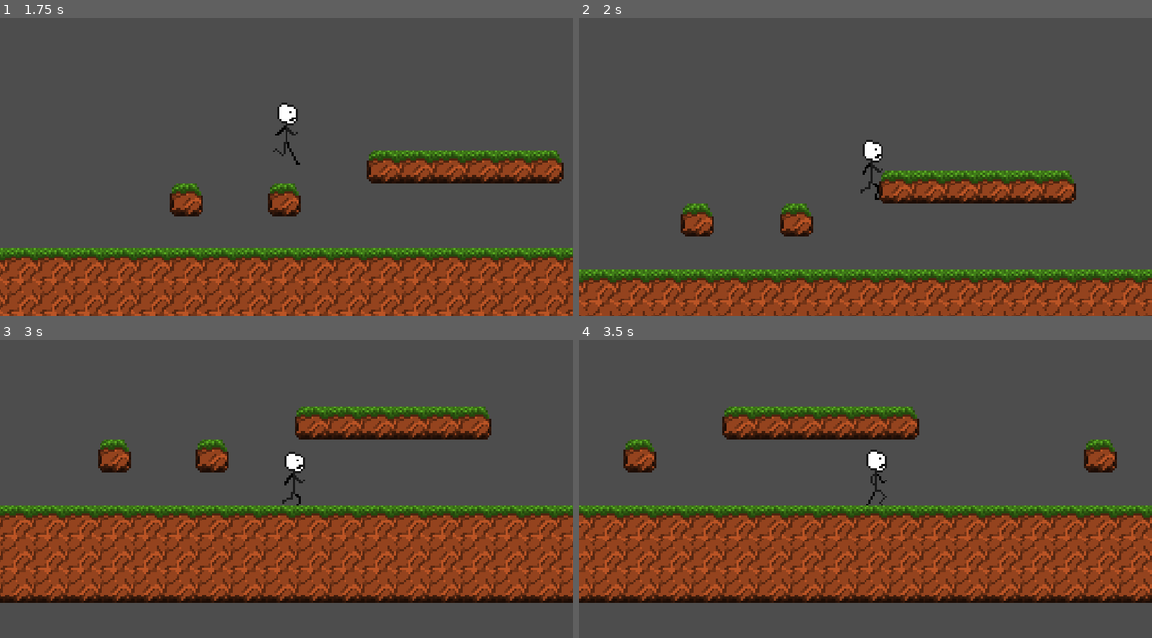
Above: before the commit, frames 1-4 (two rows, left to right).
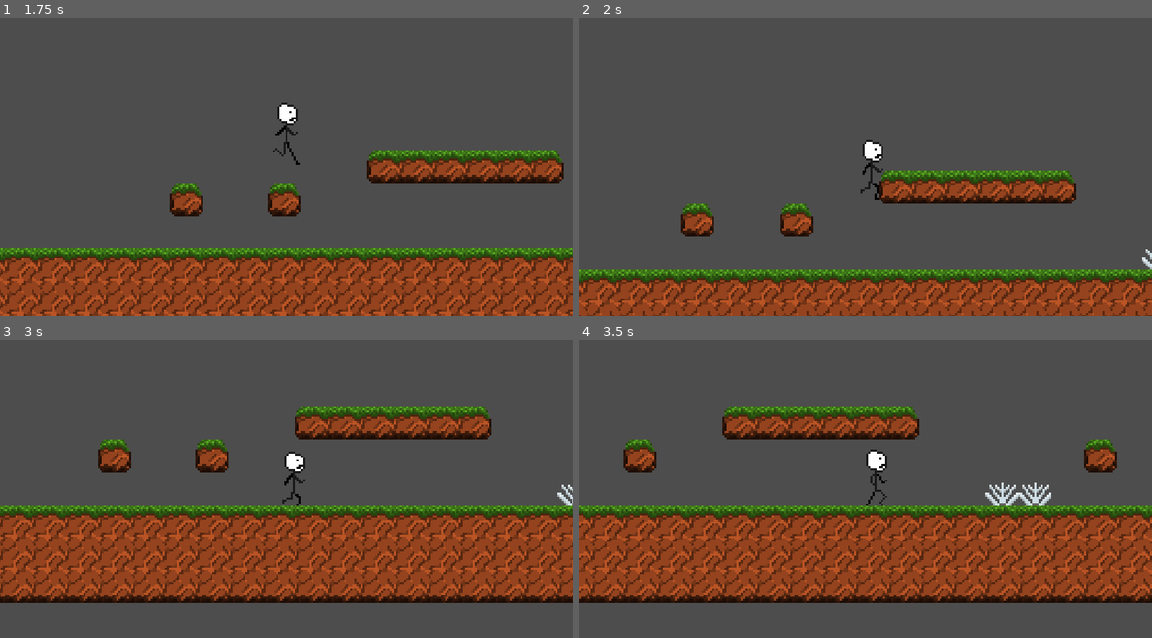
Above: after the commit, the same moments.

Repository: Routund99/2010-s-2d
Game: Godot game, scene res://scenes/node_2d.tscn
Same seed, same stepped clock (60 frames per second), same inputs: the game is played once before the commit and once after it.
Inputs:
- Up to frame 1 (1.75 s): hold D (Right) from 0.53 s (still down); tap W (Up) at 0.77, 1.52 s
- Up to frame 2 (2 s): keep holding D (Right)
- Up to frame 3 (3 s): release D (Right) at 2.03 s; hold A (Left) 2.03-2.78 s; hold D (Right) from 2.78 s (still down)
- Up to frame 4 (3.5 s): keep holding D (Right); tap W (Up) at 3.02 s

Frame 1 is identical in both runs. In frame 2, less than 0.1% of the frame differs, in the area x 98-100%, y 77-85%; in frame 3, less than 0.1%; in frame 4, 0.4%, in the area x 70-83%, y 47-56%.

Commit message:
spike
added spikes we can do the coding later

Diff:
--- a/scenes/node_2d.tscn
+++ b/scenes/node_2d.tscn
@@ -4,6 +4,7 @@
 [ext_resource type="Texture2D" uid="uid://hn6yult4gn2x" path="res://sprites/animations/stick guy-Sheet.png" id="2_04qyp"]
 [ext_resource type="Texture2D" uid="uid://dq5ipgm0hdcrd" path="res://sprites/animations/stick guy running-Sheet.png" id="3_04qyp"]
 [ext_resource type="Texture2D" uid="uid://ds5nelc187egc" path="res://assets/tile set 1.png" id="4_4vge2"]
+[ext_resource type="Texture2D" uid="uid://cacwdvuq8ieav" path="res://assets/spike.png" id="5_04qyp"]
 
 [sub_resource type="AtlasTexture" id="AtlasTexture_hh0fu"]
 atlas = ExtResource("2_04qyp")
@@ -107,6 +108,8 @@
 
 [sub_resource type="PhysicsMaterial" id="PhysicsMaterial_4vge2"]
 
+[sub_resource type="PhysicsMaterial" id="PhysicsMaterial_y168b"]
+
 [sub_resource type="TileSetAtlasSource" id="TileSetAtlasSource_04qyp"]
 texture = ExtResource("4_4vge2")
 0:0/0 = 0
@@ -145,11 +148,18 @@
 3:3/0 = 0
 3:3/0/physics_layer_0/polygon_0/points = PackedVector2Array(-8, -8, 8, -8, 8, 8, -8, 8)
 
+[sub_resource type="TileSetAtlasSource" id="TileSetAtlasSource_j7wrs"]
+texture = ExtResource("5_04qyp")
+0:0/0 = 0
+
 [sub_resource type="TileSet" id="TileSet_n3l10"]
 physics_layer_0/collision_layer = 1
 physics_layer_0/physics_material = SubResource("PhysicsMaterial_4vge2")
+physics_layer_1/collision_layer = 1
+physics_layer_1/physics_material = SubResource("PhysicsMaterial_y168b")
 terrain_set_0/mode = 0
 sources/0 = SubResource("TileSetAtlasSource_04qyp")
+sources/1 = SubResource("TileSetAtlasSource_j7wrs")
 
 [node name="Node2D" type="Node2D" unique_id=1179781023]
 
@@ -175,5 +185,5 @@
 
 [node name="TileMapLayer" type="TileMapLayer" parent="." unique_id=1756856615]
 position = Vector2(1, 2)
-tile_map_data = PackedByteArray("AAAAABoAAAAAAAAAAAABABoAAAA …(1376 unchanged characters)… BAAMAAAARABcAAAACAAMAAAAXABgAAAADAAMAAAA=")
+tile_map_data = PackedByteArray("AAAAABoAAAAAAAAAAAABABoAAAA …(1376 unchanged characters)… BAAMAAAARABcAAAACAAMAAAAXABgAAAADAAMAAAAUABkAAQAAAAAAAAAVABkAAQAAAAAAAAA=")
 tile_set = SubResource("TileSet_n3l10")
Binary file added: assets/spike.png
Not shown, added: assets/spike.png.import
